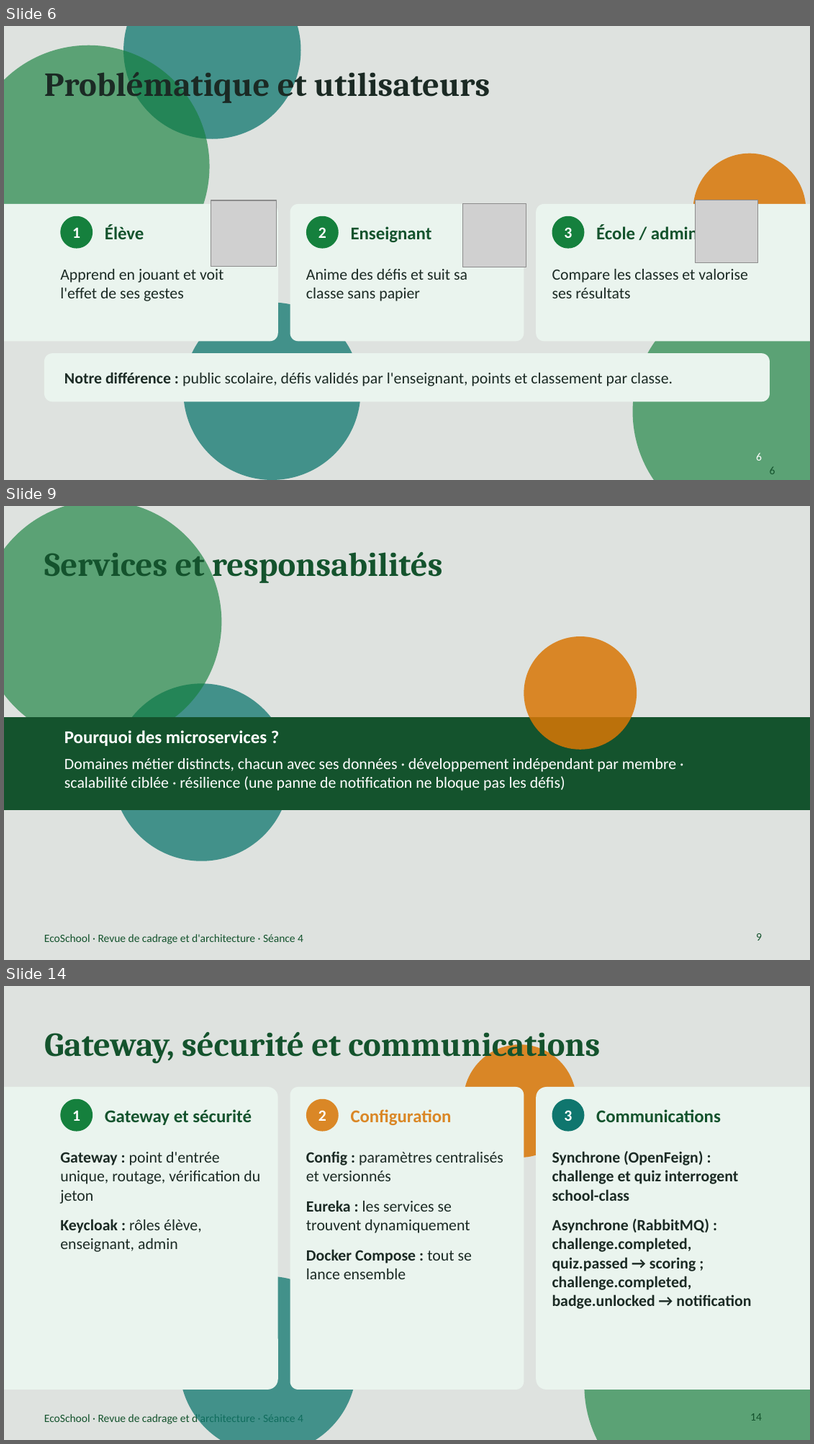
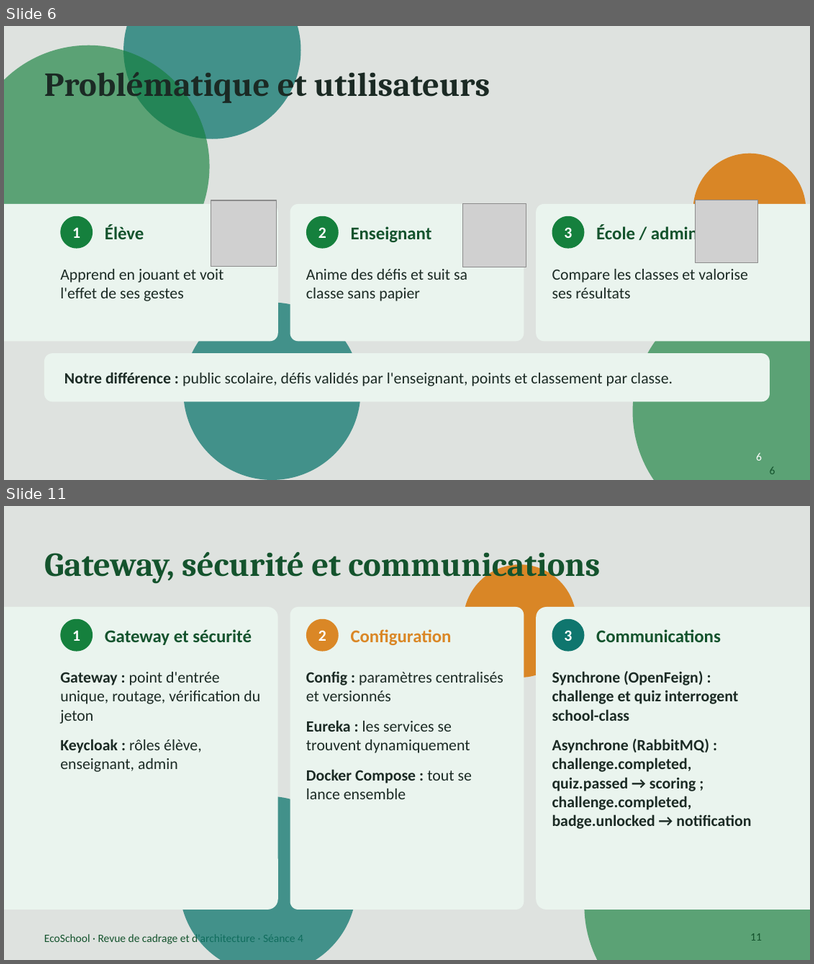
Before and after one commit to mustapha605/EcoSchool, a slide deck: Documentation/Presentation/EcoSchool_Presentation.pptx. Shown one above the other, each under a label of ours: slides 6, 9 and 14 before the commit, slides 6 and 11 after it; the slides between them are not shown. The pictures are 814x1444 and 814x964 pixels, drawn with LibreOffice and Linux fonts; fonts in the diff are those of the drawing; grey boxes stand for pictures. Boxes give left, top, right and bottom in pixels: in the first picture for what was removed or moved away, otherwise in the second. Text is boxed around its words. In the diff, an @@ line names an element or a change of style, - is before the commit and + after.

```diff
--- a/Documentation/Presentation/EcoSchool_Presentation.pptx
+++ b/Documentation/Presentation/EcoSchool_Presentation.pptx
@@ slide 9 removed at (4,506,810,960), background #DEE2DF; not listed: 1 template element that a slide beside it also shows @@
@@ ellipse removed at (4,506,221,742) @@
@@ title removed at (44,545,443,583) @@
-Services et responsabilités
@@ ellipse removed at (524,636,637,749) @@
@@ ellipse removed at (113,683,291,861) @@
@@ rounded rectangle removed at (4,717,810,810) @@
@@ text removed at (64,730,267,746) @@
-Pourquoi des microservices ?
@@ text removed at (64,758,676,790) @@
-Domaines métier distincts, chacun avec ses données · développement indépendant par membre · scalabilité ciblée · résilience (une panne de notification ne bloque pas les défis)
@@ page number removed at (756,933,762,940) @@
-9
@@ what was slide 14 is now slide 11 @@
@@ page number at (751,933,762,940): text changed @@
-14
+11
```
Also in this commit, not shown: 14 slides changed, 2 other slides removed.
